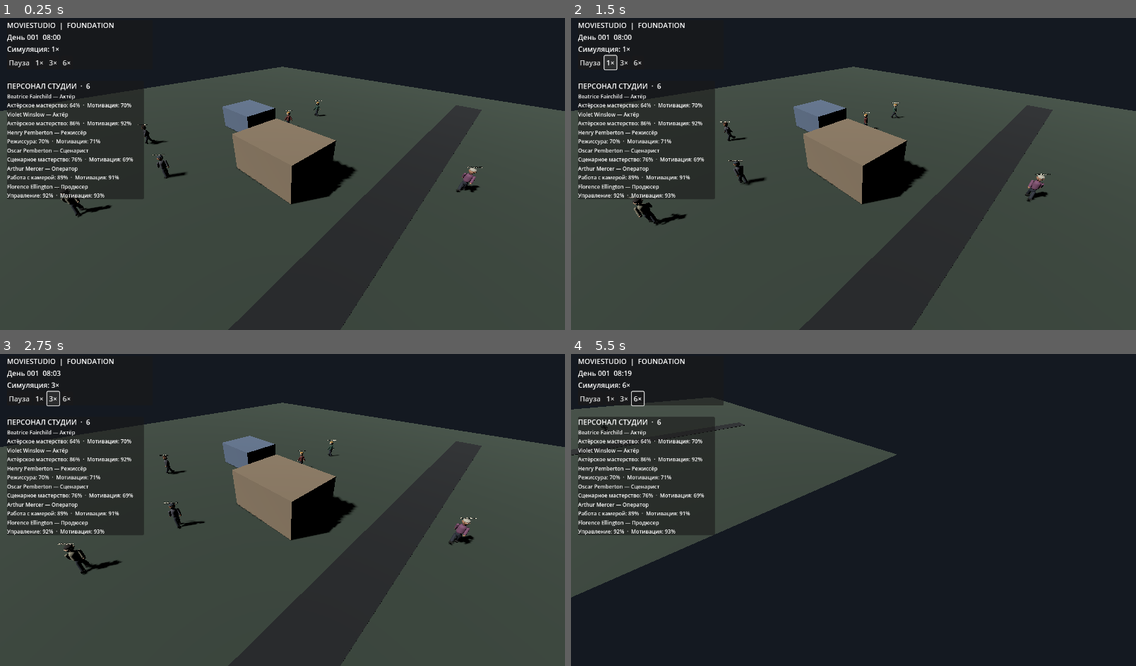
Above: before the commit, frames 1-4 (two rows, left to right).
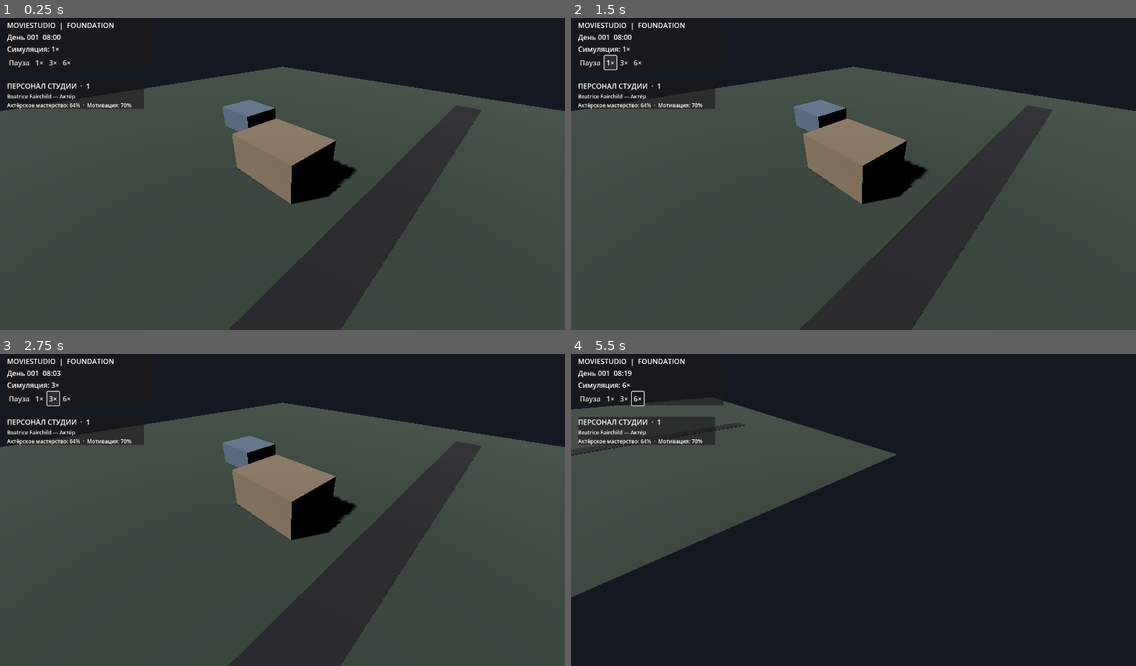
Above: after the commit, the same moments.

Repository: Teft3lb/MovieStudio
Game: Godot game, scene res://scenes/main.tscn
The game is run twice, just before and just after one commit, with the same random seed, the same clock (stepped at 60 frames per second) and the same inputs.
Inputs (mouse positions are in pixels of both pictures, inside the frame that each line leads up to):
- Up to frame 1 (0.25 s): no input
- Up to frame 2 (1.5 s): click "Пауза" at 0.5 s; click "1×" at 1.25 s
- Up to frame 3 (2.75 s): click "3×" at 2 s
- Up to frame 4 (5.5 s): click "6×" at 2.75 s; move the mouse to (977, 491) at 3.52 s; hold D 3.53-4.28 s; hold Shift 3.53-4.28 s; click (977, 491) at 3.67 s; move the mouse to (740, 522) at 4.27 s; hold S 4.28-5.03 s; tap Shift at 4.35 s; move the mouse to (910, 438) at 5.02 s; hold D from 5.03 s (still down); hold Shift from 5.03 s (still down)

The runs differ from the first frame. In frame 1, 7.0% of the frame differs, in the area x 1-86%, y 20-64%; in frame 2, 7.2%; in frame 3, 7.2%, in the area x 1-85%, y 20-71%; in frame 4, 6.5%.
Error after the commit: Invalid type in function 'setup' in base 'Node3D (CharacterActor)'. Cannot convert argument 3 from float to Object. (res://scripts/presentation/characters/char…

Commit message:
fix: drive character movement from scaled simulation time

Diff:
--- a/scripts/presentation/characters/character_actor.gd
+++ b/scripts/presentation/characters/character_actor.gd
@@ -10,15 +10,18 @@
 var _route_index: int = 1
 var _move_speed: float = 1.25
 var _visual: Node3D
+var _game_clock: Node
 
 
 func setup(
 	data: Variant,
 	waypoints: Array[Vector3],
+	game_clock: Node,
 	move_speed: float = 1.25
 ) -> void:
 	character_data = data
 	_route = waypoints.duplicate()
+	_game_clock = game_clock
 	_move_speed = maxf(move_speed, 0.1)
 
 	if not _route.is_empty():
@@ -33,8 +36,18 @@
 
 
 func _process(delta: float) -> void:
+	if not is_instance_valid(_game_clock):
+		return
+
+	var simulation_delta: float = float(
+		_game_clock.call("get_simulation_delta", delta)
+	)
+	if is_zero_approx(simulation_delta):
+		return
+
 	if _route.size() < 2:
 		_set_walking(false)
+		_advance_visual(simulation_delta)
 		return
 
 	var target: Vector3 = _route[_route_index]
@@ -44,12 +57,19 @@
 	if direction.length_squared() <= 0.09:
 		_route_index = (_route_index + 1) % _route.size()
 		_set_walking(false)
+		_advance_visual(simulation_delta)
 		return
 
 	direction = direction.normalized()
-	position += direction * _move_speed * delta
+	position += direction * _move_speed * simulation_delta
 	look_at(position + direction, Vector3.UP)
 	_set_walking(true)
+	_advance_visual(simulation_delta)
+
+
+func _advance_visual(simulation_delta: float) -> void:
+	if is_instance_valid(_visual):
+		_visual.call("advance_simulation", simulation_delta)
 
 
 func _set_walking(value: bool) -> void:
